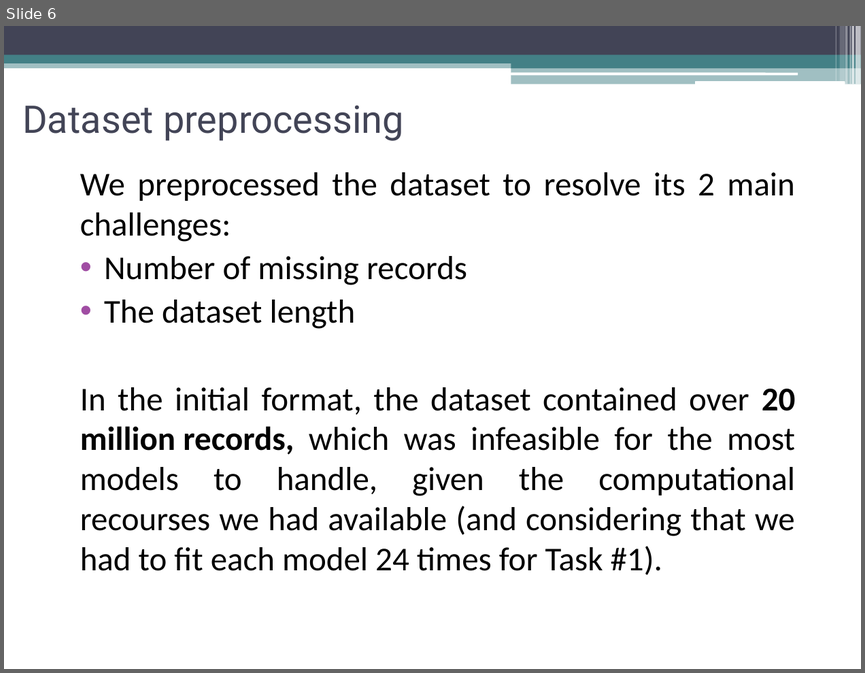
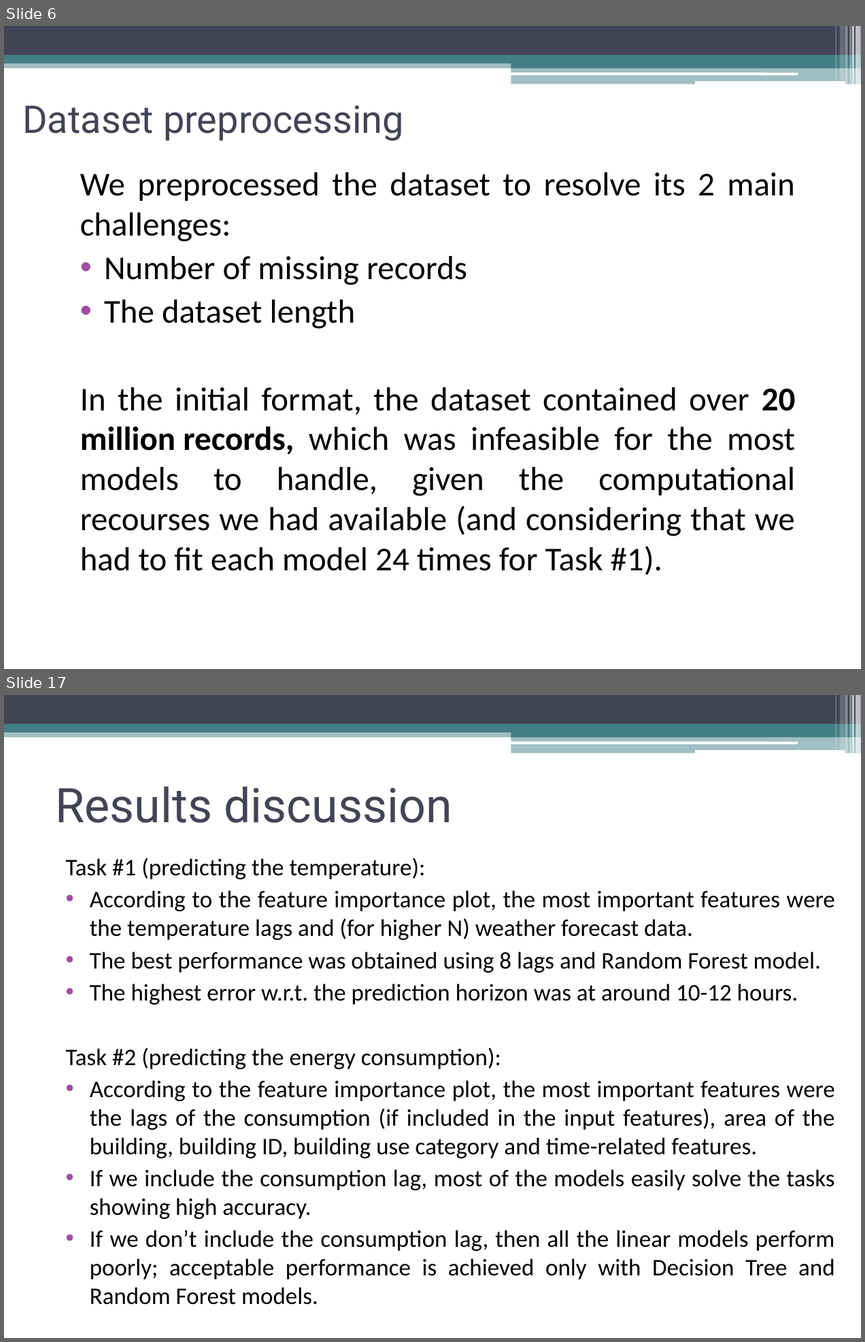
Before and after one commit to TarasKutsyk/ML-for-Automation-Project, a slide deck: Presentation ASHRAE.pptx. Shown one above the other, each under a label of ours: slide 6 before the commit, slides 6 and 17 after it; the slides between them are not shown. The pictures are 865x673 and 865x1342 pixels, drawn with LibreOffice and Linux fonts; fonts in the diff are those of the drawing. Boxes give left, top, right and bottom in pixels: in the first picture for what was removed or moved away, otherwise in the second. Text is boxed around its words. In the diff, an @@ line names an element or a change of style, - is before the commit and + after.

```diff
--- a/Presentation ASHRAE.pptx
+++ b/Presentation ASHRAE.pptx
@@ slide 17 added at (4, 695, 861, 1338), background #FFFFFF; not listed: 13 template elements that a slide beside it also shows @@
@@ title added at (55, 786, 452, 823), 40 pt, text #424456 @@
+Results discussion
@@ text added at (66, 858, 835, 1304), 20 pt, text #000000 @@
+Task #1 (predicting the temperature):
+• According to the feature importance plot, the most important features were the temperature lags and (for higher N) weather forecast data.
+• The best performance was obtained using 8 lags and Random Forest model.
+• The highest error w.r.t. the prediction horizon was at around 10-12 hours.
+Task #2 (predicting the energy consumption):
+• According to the feature importance plot, the most important features were the lags of the consumption (if included in the input features), area of the building, building ID, building use category and time-related features.
+• If we include the consumption lag, most of the models easily solve the tasks showing high accuracy.
+• If we don’t include the consumption lag, then all the linear models perform poorly; acceptable performance is achieved only with Decision Tree and Random Forest models.
```
Also in this commit, not shown: 12 slides changed, 3 other slides added, 2 slides removed, 2 other files.
